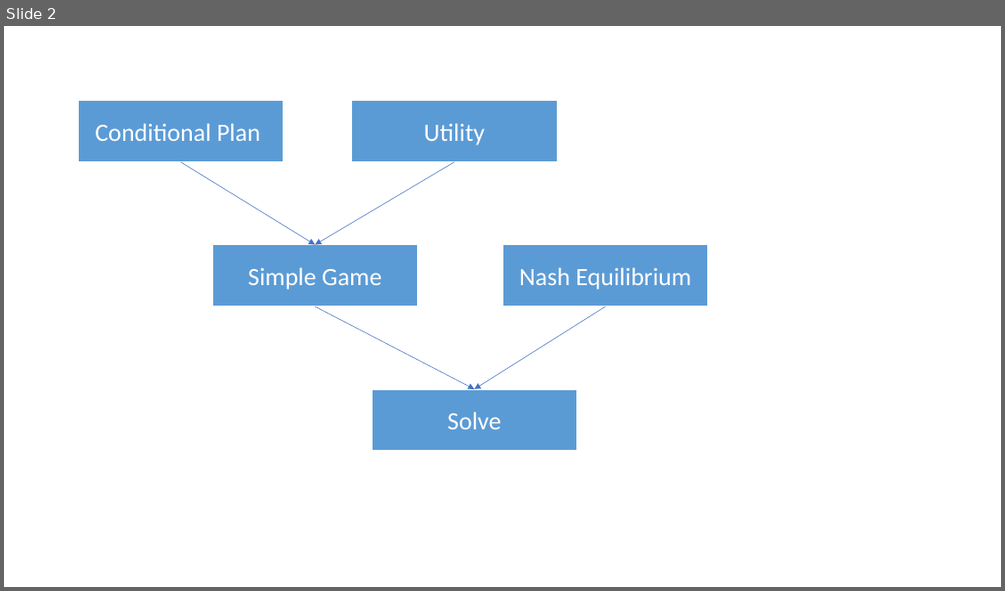
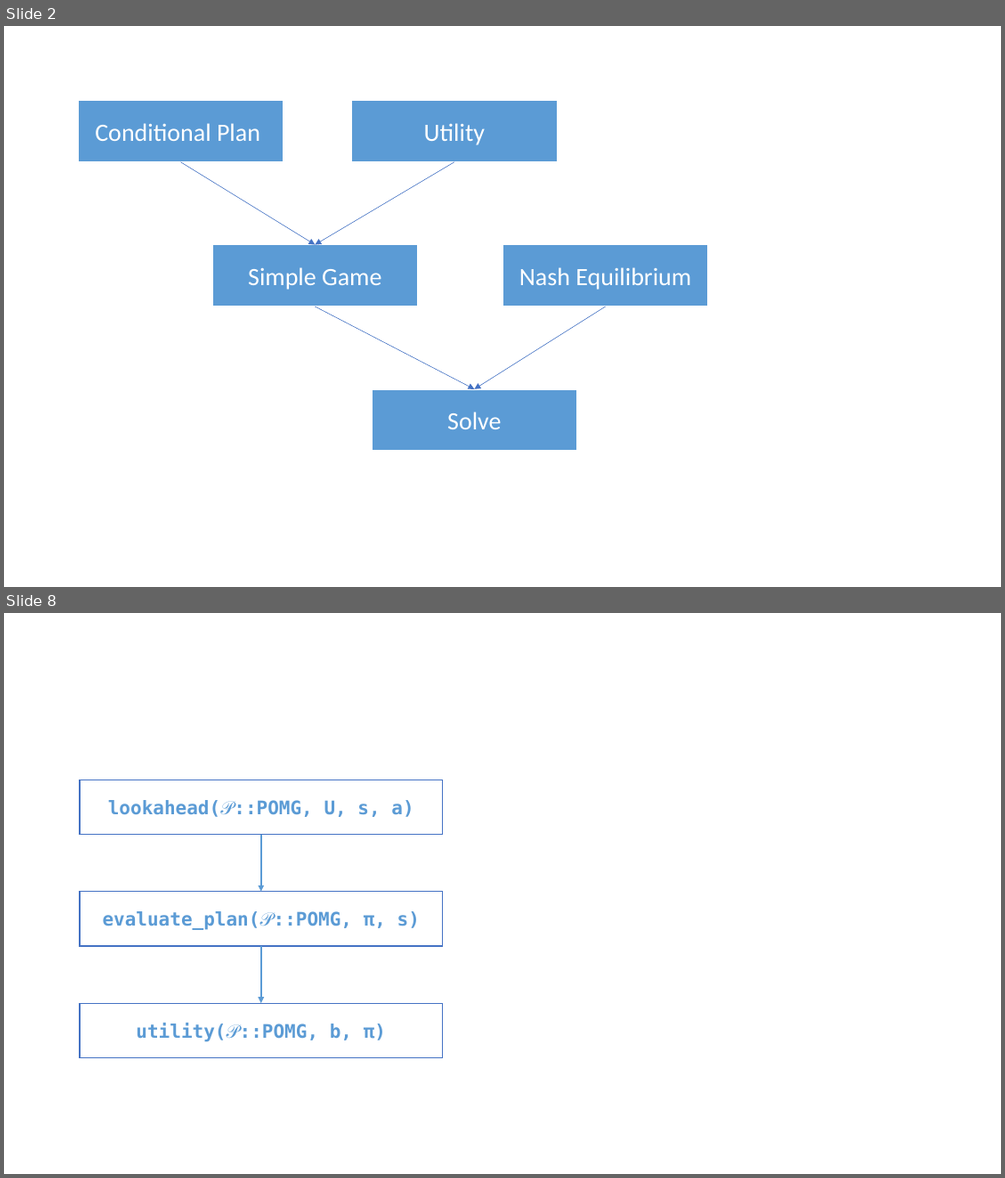
Before and after one commit to hachihao792001/ProjectAIJulia, a slide deck: docs/multicaregiver_cryingbaby/hinh ve.pptx. Shown one above the other, each under a label of ours: slide 2 before the commit, slides 2 and 8 after it; the slides between them are not shown. The pictures are 1005x591 and 1005x1178 pixels, drawn with LibreOffice and Linux fonts; fonts in the diff are those of the drawing. Boxes give left, top, right and bottom in pixels: in the first picture for what was removed or moved away, otherwise in the second. Text is boxed around its words. In the diff, an @@ line names an element or a change of style, - is before the commit and + after.

```diff
--- a/docs/multicaregiver_cryingbaby/hinh ve.pptx
+++ b/docs/multicaregiver_cryingbaby/hinh ve.pptx
@@ slide 8 added at bbox=[4, 613, 1001, 1174], background #FFFFFF @@
@@ rectangle added at bbox=[80, 779, 442, 835], fill #FFFFFF, outline #4472C4 1 pt, 18 pt, text #5B9BD5, bold @@
+lookahead(𝒫::POMG, U, s, a)
@@ arrow added from (261, 835) to (261, 892), #5B9BD5 1.5 pt @@
@@ rectangle added at bbox=[80, 892, 442, 946], fill #FFFFFF, outline #4472C4 1 pt, 18 pt, text #5B9BD5, bold @@
+evaluate_plan(𝒫::POMG, π, s)
@@ arrow added from (261, 946) to (261, 1004), #5B9BD5 1.5 pt @@
@@ rectangle added at bbox=[80, 1004, 442, 1058], fill #FFFFFF, outline #4472C4 1 pt, 18 pt, text #5B9BD5, bold @@
+utility(𝒫::POMG, b, π)
```
Also in this commit, not shown: 1 slide changed, 5 other slides added, 1 other file.
